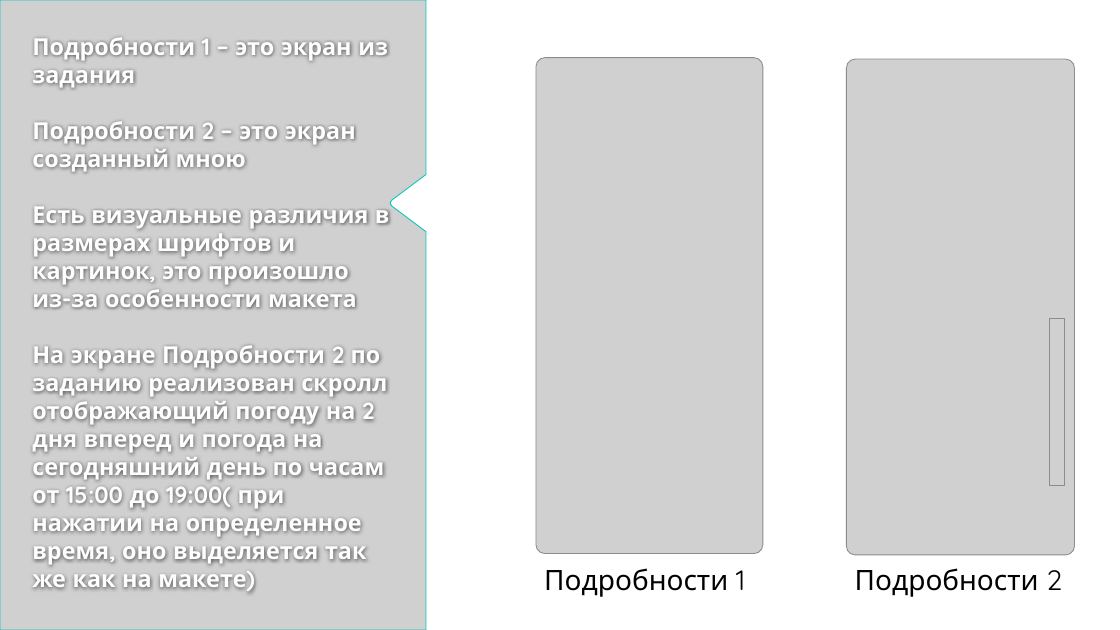
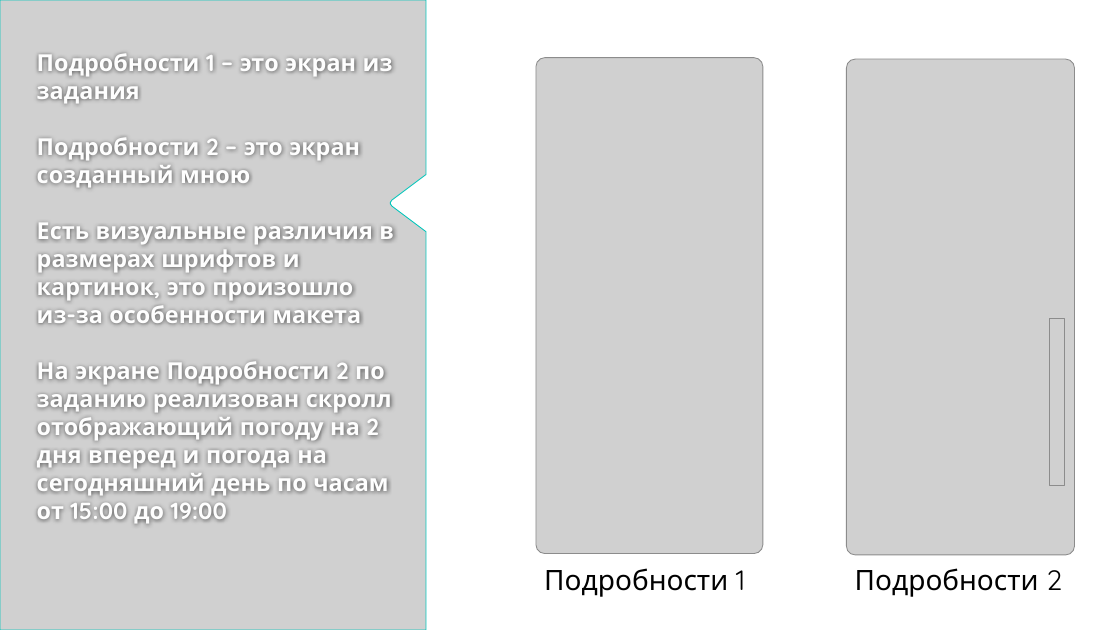
Before and after one commit to SobkoSofiya/Acu, a slide deck: slide 9 of Приложение "AccuWeather".pptx (slide 8 before the commit). Drawn at 1120x630 pixels with LibreOffice and Linux fonts; fonts in the diff are those of the drawing; grey boxes stand for pictures; background and template pictures are left out. Boxes give left, top, right and bottom in pixels: in the first picture for what was removed or moved away, otherwise in the second. Text is boxed around its words. In the diff, an @@ line names an element or a change of style, - is before the commit and + after.

Commit message:
Change 3

```diff
--- a/Приложение "AccuWeather".pptx
+++ b/Приложение "AccuWeather".pptx
@@ title at [37,54,394,523]: text changed @@
-Подробности 1 – это экран из задания
-Подробности 2 – это экран созданный мною
-Есть визуальные различия в размерах шрифтов и картинок, это произошло из-за особенности макета
-На экране Подробности 2 по заданию реализован скролл отображающий погоду на 2 дня вперед и погода на сегодняшний день по часам от 15:00 до 19:00( при нажатии на определенное время, оно выделяется так же как на макете)
+Подробности 1 – это экран из задания
+Подробности 2 – это экран созданный мною
+Есть визуальные различия в размерах шрифтов и картинок, это произошло из-за особенности макета
+На экране Подробности 2 по заданию реализован скролл отображающий погоду на 2 дня вперед и погода на сегодняшний день по часам от 15:00 до 19:00
```
Also in this commit, not shown: 1 other slide changed, 2 slides added.
